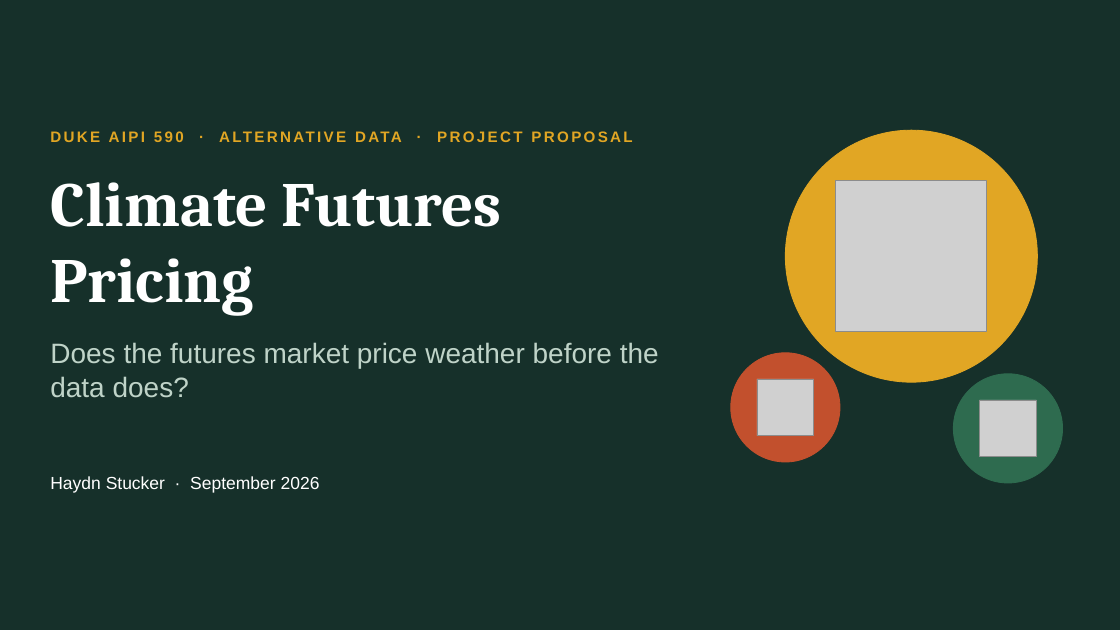
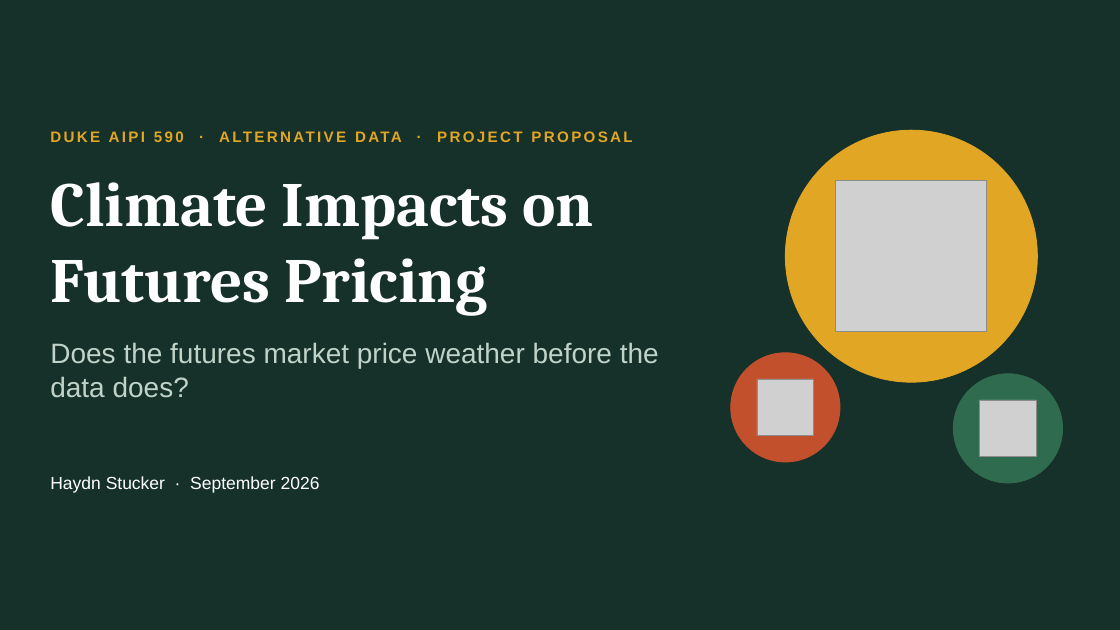
Before and after one commit to haydn-s/climate-futures-pricing, a slide deck: slide 1 of presentation/climate-futures-pricing-proposal.pptx. Drawn at 1120x630 pixels with LibreOffice and Linux fonts; fonts in the diff are those of the drawing; grey boxes stand for pictures. Boxes give left, top, right and bottom in pixels: in the first picture for what was removed or moved away, otherwise in the second. Text is boxed around its words. In the diff, an @@ line names an element or a change of style, - is before the commit and + after.

Commit message:
updated presentation for better flow

```diff
--- a/presentation/climate-futures-pricing-proposal.pptx
+++ b/presentation/climate-futures-pricing-proposal.pptx
@@ text at [50,182,594,316]: text changed @@
-Climate Futures Pricing
+Climate Impacts on Futures Pricing
```
